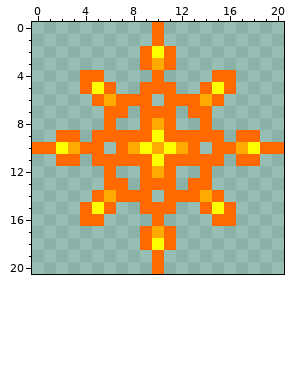
A pixel-art sprite gets an edit: Projectiles/EternalFlames.png. Above, as it was before the edit.
The file is 42x42 pixels, drawn in blocks of 2x2; one block is one cell here.
Once edited:
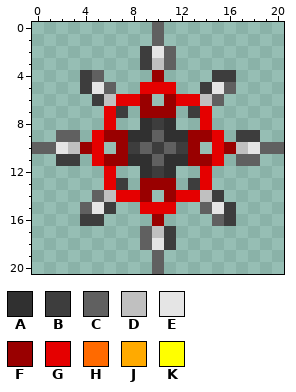
Palette (. is transparent): A #303030  B #3d3d3d  C #606060  D #c0c0c0  E #e5e5e5  F #990000  G #e50000  H #ff6a00  J #ffaa00  K #ffff00
Commit message: Eternal Flames projectile is easier to see in daylight + consistency fixes
The edit:
Changed rows in their new state; - is an unchanged pixel.
first column x 0:
 0 ----------C----------
 1 ----------C----------
 2 ---------BEC---------
 3 ---------BDC---------
 4 ----BC----F----BB----
 5 ----BEC--GGG--BEC----
 6 -----BDGGF-FGGDC-----
 7 ------GB-FFF-BG------
 8 ------G--ABA--G------
 9 --CC-GFFAACAAFFG-BB--
10 CCEDFG-FBCBCBF-GFDECC
11 --BB-GFFAACAAFFG-CC--
12 ------G--ABA--G------
13 ------GB-FFF-BG------
14 -----CDGGF-FGGDB-----
15 ----CEB--GGG--CEB----
16 ----BB----F----CB----
17 ---------CDB---------
18 ---------CEB---------
19 ----------C----------
20 ----------C----------
Pixel boxes of the changes (left, top, right, bottom) in both pictures:
changed: (32, 22, 284, 274)
